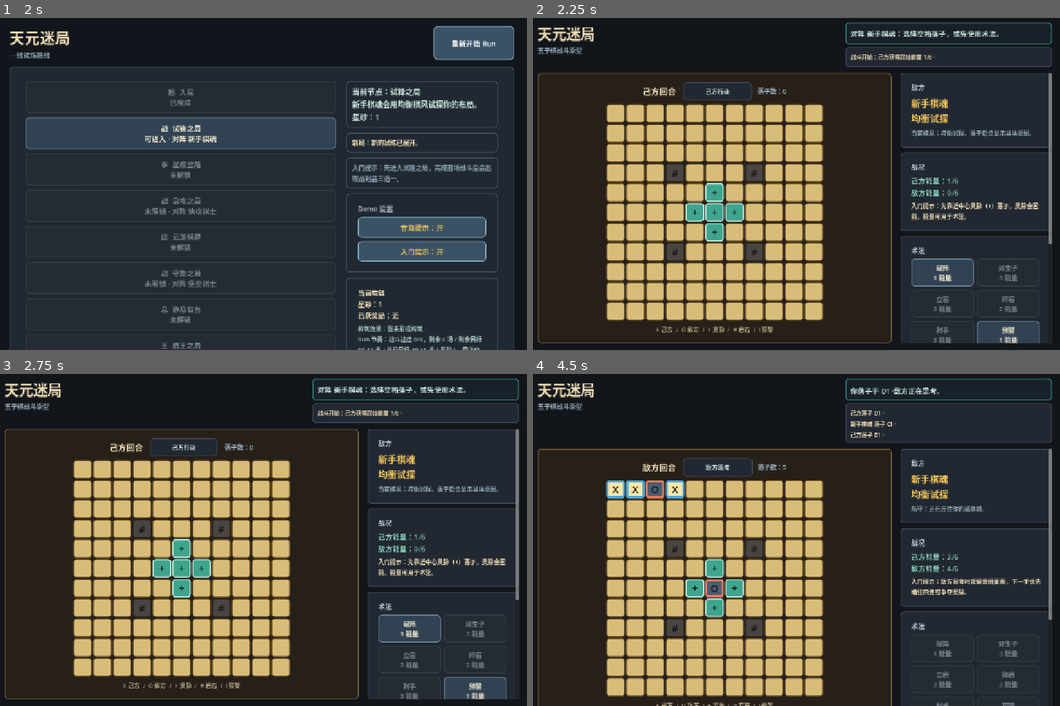
Above: before the commit, frames 1-4 (two rows, left to right).
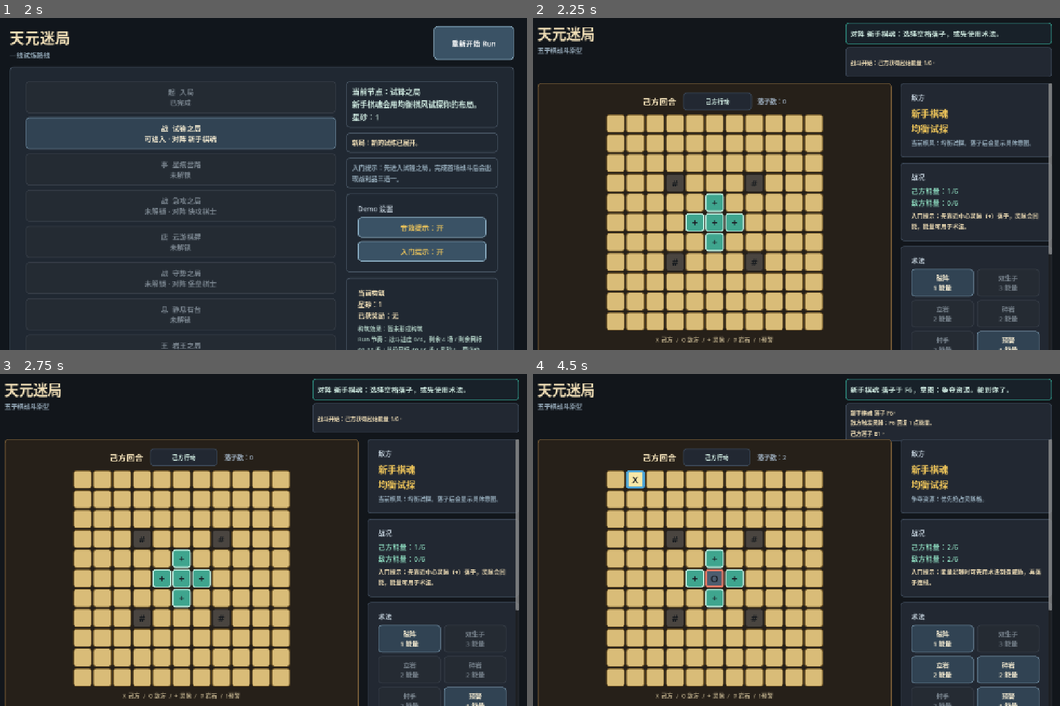
Above: after the commit, the same moments.

Repository: eason522/game
Game: Godot game, scene res://scenes/roguelike/RunMapScene.tscn
The game is run twice, just before and just after one commit, with the same random seed, the same clock (stepped at 60 frames per second) and the same inputs.
Inputs (mouse positions are in pixels of both pictures, inside the frame that each line leads up to):
- Up to frame 1 (2 s): click "重新开始 Run" at 0.5 s; click "重新开始 Run" at 1.25 s
- Up to frame 2 (2.25 s): click "战 试锋之局 可进入 · 对阵 新手棋魂" at 2 s
- Up to frame 3 (2.75 s): no input
- Up to frame 4 (4.5 s): click (617, 470) at 2.77 s; click (633, 486) at 3.52 s; click (675, 490) at 4.27 s

Frame 1 is identical in both runs. In frame 2, 20% of the frame differs, in the area x 0-99%, y 1-100%; in frame 3, 20%; in frame 4, 22%.

Commit message:
Stabilize battle feedback header layout

Diff:
--- a/scripts/game/BattleScene.gd
+++ b/scripts/game/BattleScene.gd
@@ -3,6 +3,8 @@
 const BOARD_SIZE := 11
 const CELL_SIZE := Vector2(44, 44)
 const BOARD_GRID_GAP := 3
+const HEADER_STATUS_SIZE := Vector2(490, 52)
+const HEADER_FEEDBACK_SIZE := Vector2(490, 72)
 const BASE_ENERGY_MAX := 6
 const ROCK_BOSS_ROCK_INTERVAL := 3
 const RUN_MAP_SCENE_PATH := "res://scenes/roguelike/RunMapScene.tscn"
@@ -259,27 +261,40 @@
 	title_box.add_child(subtitle)
 
 	var status_box := VBoxContainer.new()
-	status_box.custom_minimum_size = Vector2(490, 76)
+	status_box.custom_minimum_size = Vector2(HEADER_STATUS_SIZE.x, HEADER_STATUS_SIZE.y + HEADER_FEEDBACK_SIZE.y + 6)
+	status_box.size_flags_vertical = Control.SIZE_SHRINK_BEGIN
 	status_box.add_theme_constant_override("separation", 6)
 	header.add_child(status_box)
 
+	var status_slot := Control.new()
+	status_slot.custom_minimum_size = HEADER_STATUS_SIZE
+	status_box.add_child(status_slot)
+
 	status_label = Label.new()
-	status_label.custom_minimum_size = Vector2(490, 52)
+	status_label.set_anchors_preset(Control.PRESET_FULL_RECT)
 	status_label.horizontal_alignment = HORIZONTAL_ALIGNMENT_LEFT
 	status_label.vertical_alignment = VERTICAL_ALIGNMENT_CENTER
-	status_label.autowrap_mode = TextServer.AUTOWRAP_WORD_SMART
+	status_label.autowrap_mode = TextServer.AUTOWRAP_OFF
+	status_label.clip_text = true
 	status_label.add_theme_font_size_override("font_size", 17)
 	status_label.add_theme_color_override("font_color", Color("#cde8df"))
 	status_label.add_theme_stylebox_override("normal", status_panel_style)
-	status_box.add_child(status_label)
+	status_slot.add_child(status_label)
+
+	var feedback_slot := Control.new()
+	feedback_slot.custom_minimum_size = HEADER_FEEDBACK_SIZE
+	status_box.add_child(feedback_slot)
 
 	feedback_label = Label.new()
-	feedback_label.custom_minimum_size = Vector2(490, 48)
-	feedback_label.autowrap_mode = TextServer.AUTOWRAP_WORD_SMART
+	feedback_label.set_anchors_preset(Control.PRESET_FULL_RECT)
+	feedback_label.vertical_alignment = VERTICAL_ALIGNMENT_CENTER
+	feedback_label.autowrap_mode = TextServer.AUTOWRAP_OFF
+	feedback_label.clip_text = true
+	feedback_label.max_lines_visible = 3
 	feedback_label.add_theme_font_size_override("font_size", 13)
 	feedback_label.add_theme_color_override("font_color", Color("#f1dfb7"))
 	feedback_label.add_theme_stylebox_override("normal", panel_style)
-	status_box.add_child(feedback_label)
+	feedback_slot.add_child(feedback_label)
 
 	result_banner_label = Label.new()
 	result_banner_label.visible = false
--- a/tests/battle_feedback_smoke.gd
+++ b/tests/battle_feedback_smoke.gd
@@ -49,6 +49,7 @@
 	if scene.board_grid == null:
 		failures.append("battle feedback: expected board grid to exist")
 	else:
+		var initial_board_y: float = scene.board_grid.global_position.y
 		var board_bottom: float = scene.board_grid.global_position.y + scene.board_grid.size.y
 		var viewport_height: float = scene.get_viewport_rect().size.y
 
@@ -62,6 +63,27 @@
 
 			if first_cell.custom_minimum_size.x > 44.0 or first_cell.custom_minimum_size.y > 44.0:
 				failures.append("battle feedback: expected compact board cells for default viewport fit")
+
+		scene._set_status("测试长状态：堡垒棋士落子于 E5，意图：防守并延长自己的连线。轮到你了。")
+		scene._show_feedback("测试反馈：堡垒棋士落子 E5。", [], "")
+		scene._show_feedback("测试反馈：己方落子 F6。", [], "")
+		scene._show_feedback("测试反馈：己方触发灵脉：F6 回复 1 点能量。", [], "")
+		await process_frame
+
+		var shifted_board_y: float = scene.board_grid.global_position.y
+		var shifted_board_bottom: float = scene.board_grid.global_position.y + scene.board_grid.size.y
+
+		if abs(shifted_board_y - initial_board_y) > 0.5:
+			failures.append("battle feedback: expected long header feedback to keep board y position stable")
+
+		if shifted_board_bottom > viewport_height - 16.0:
+			failures.append("battle feedback: expected long header feedback to keep full board visible")
+
+		if scene.status_label == null or not scene.status_label.clip_text:
+			failures.append("battle feedback: expected status label to clip long text instead of resizing")
+
+		if scene.feedback_label == null or not scene.feedback_label.clip_text or scene.feedback_label.max_lines_visible != 3:
+			failures.append("battle feedback: expected feedback label to keep a clipped three-line log")
 
 	if scene.tutorial_hint_label == null:
 		failures.append("battle feedback: expected tutorial hint label to exist")
Not shown, changed: DEVELOPMENT_PLAN.md
